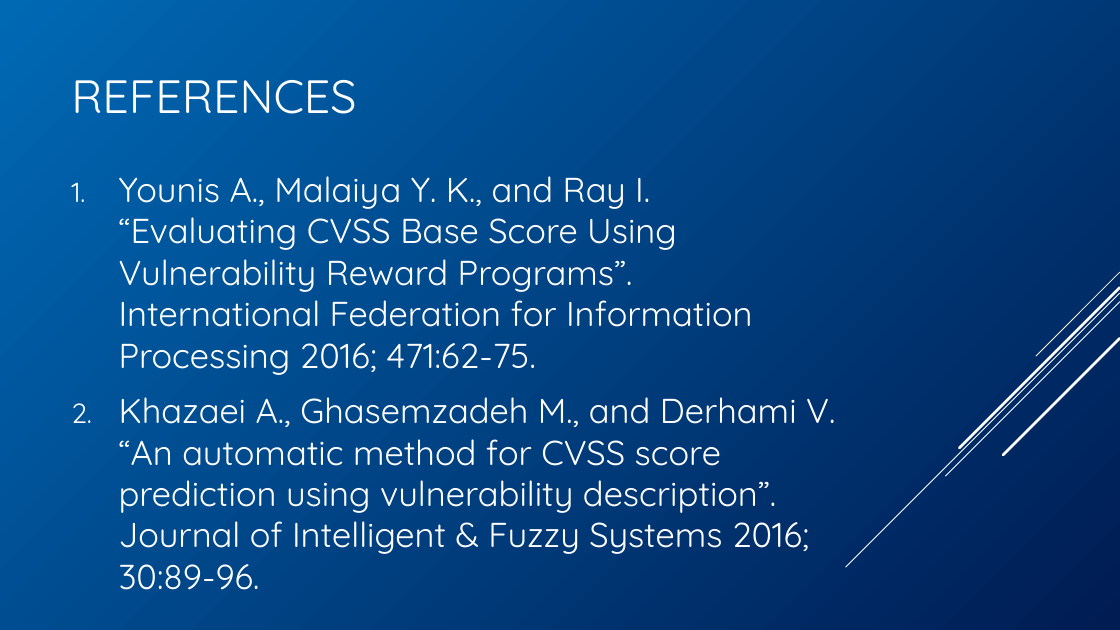
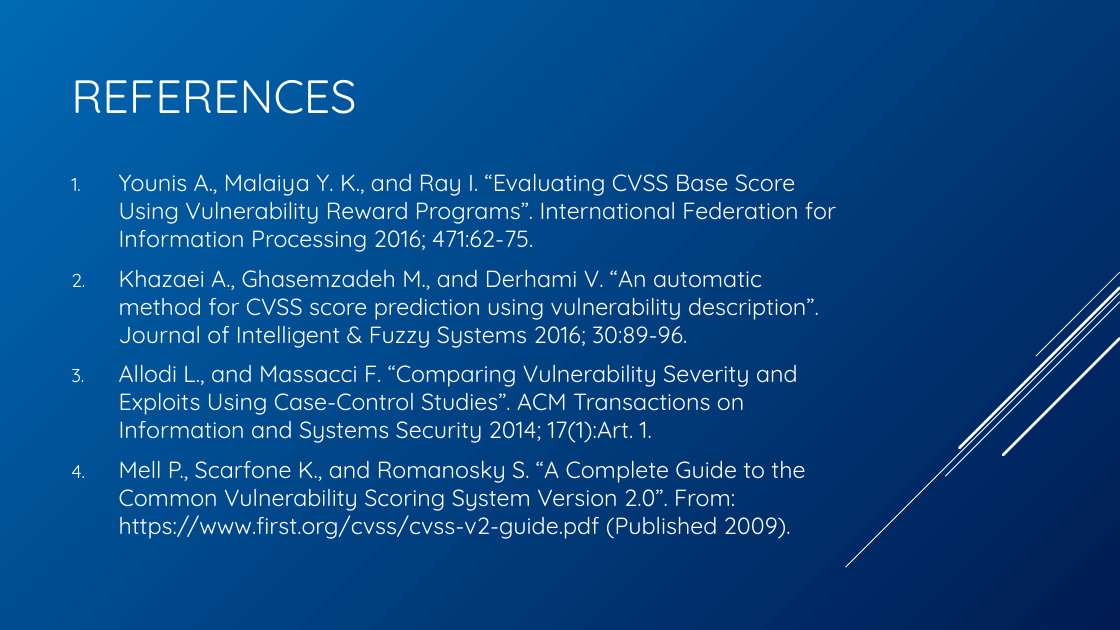
Before and after one commit to BenChurch/Winter2017, a slide deck: slide 33 of CISC848/BackgroundPentation/ChurchCISC848Background.pptx (slide 32 before the commit). Drawn at 1120x630 pixels with LibreOffice and Linux fonts; fonts in the diff are those of the drawing. Boxes give left, top, right and bottom in pixels: in the first picture for what was removed or moved away, otherwise in the second. Text is boxed around its words. In the diff, an @@ line names an element or a change of style, - is before the commit and + after.

```diff
--- a/CISC848/BackgroundPentation/ChurchCISC848Background.pptx
+++ b/CISC848/BackgroundPentation/ChurchCISC848Background.pptx
@@ text at <box>119,173,836,348</box>: size 29.6 to 20 pt in "Younis A., Malaiya Y. K., and Ray ...", "Khazaei A., Ghasemzadeh M., and Derhami V. ..."; less space between paragraphs @@
@@ text at <box>119,364,805,539</box>: paragraphs added @@
+3. Allodi L., and Massacci F. “Comparing Vulnerability Severity and Exploits Using Case-Control Studies”. ACM Transactions on Information and Systems Security 2014; 17(1):Art. 1.
+4. Mell P., Scarfone K., and Romanosky S. “A Complete Guide to the Common Vulnerability Scoring System Version 2.0”. From: https://www.first.org/cvss/cvss-v2-guide.pdf (Published 2009).
```
Also in this commit, not shown: 15 other slides changed, 1 slide added.
